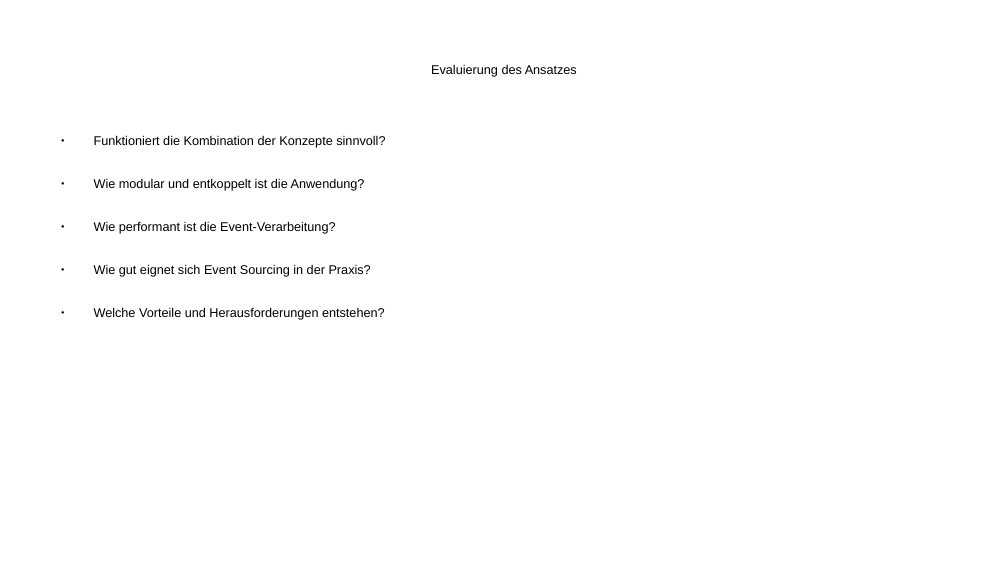
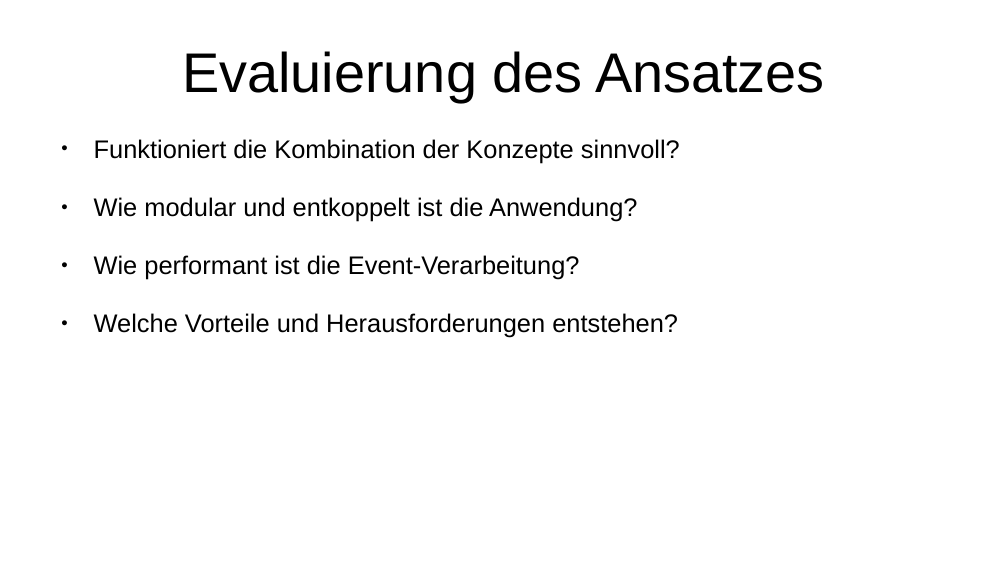
Before and after one commit to FSpruhs/park-flow, a slide deck: slide 6 of presentation.odp. Drawn at 1008x567 pixels with LibreOffice and Linux fonts; fonts in the diff are those of the drawing. Boxes give left, top, right and bottom in pixels: in the first picture for what was removed or moved away, otherwise in the second. Text is boxed around its words. In the diff, an @@ line names an element or a change of style, - is before the commit and + after.

```diff
--- a/presentation.odp
+++ b/presentation.odp
@@ title "Evaluierung des Ansatzes" at box(182, 51, 825, 102): size 10 to 44 pt @@
@@ text "Funktioniert die Kombination der Konzepte ..." at box(94, 139, 680, 338): size 10 to 20 pt @@
@@ text at box(94, 264, 371, 277): paragraph removed @@
-● Wie gut eignet sich Event Sourcing in der Praxis?
```
Also in this commit, not shown: 11 other slides changed, 5 slides added, 2 other files.
